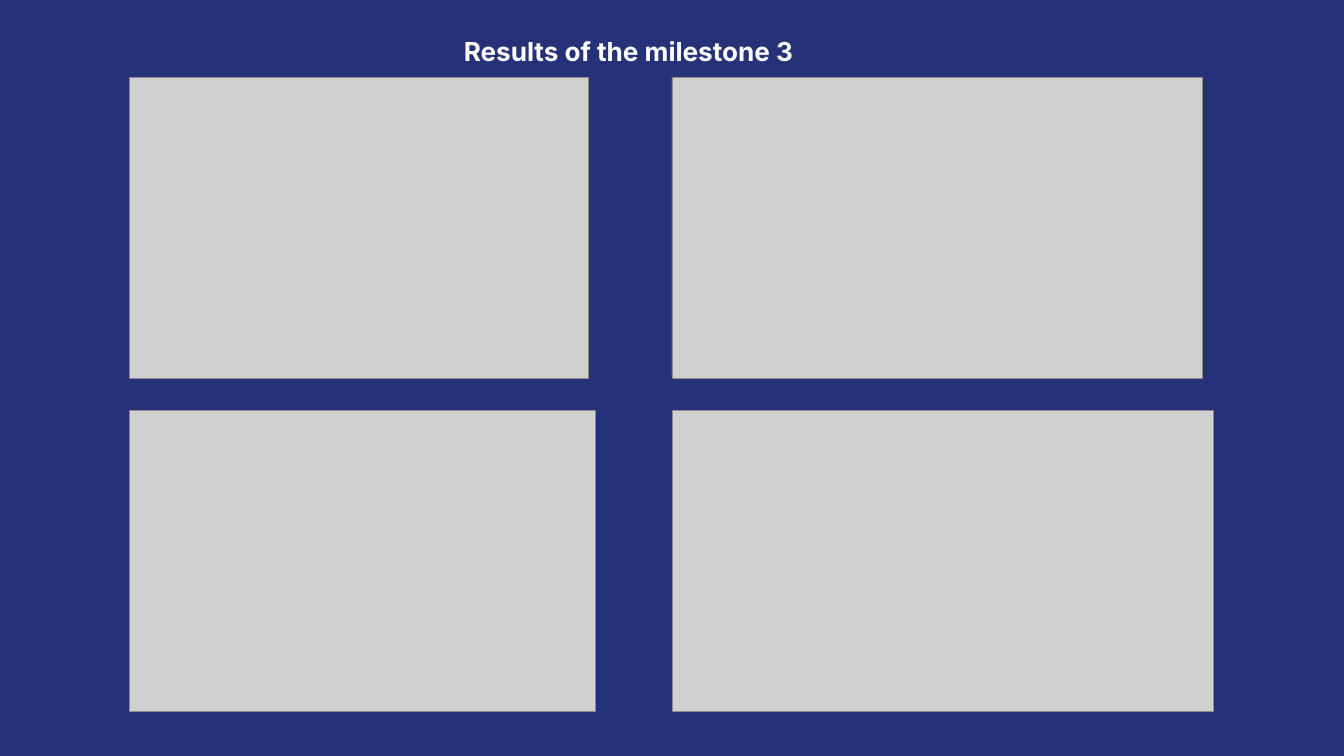
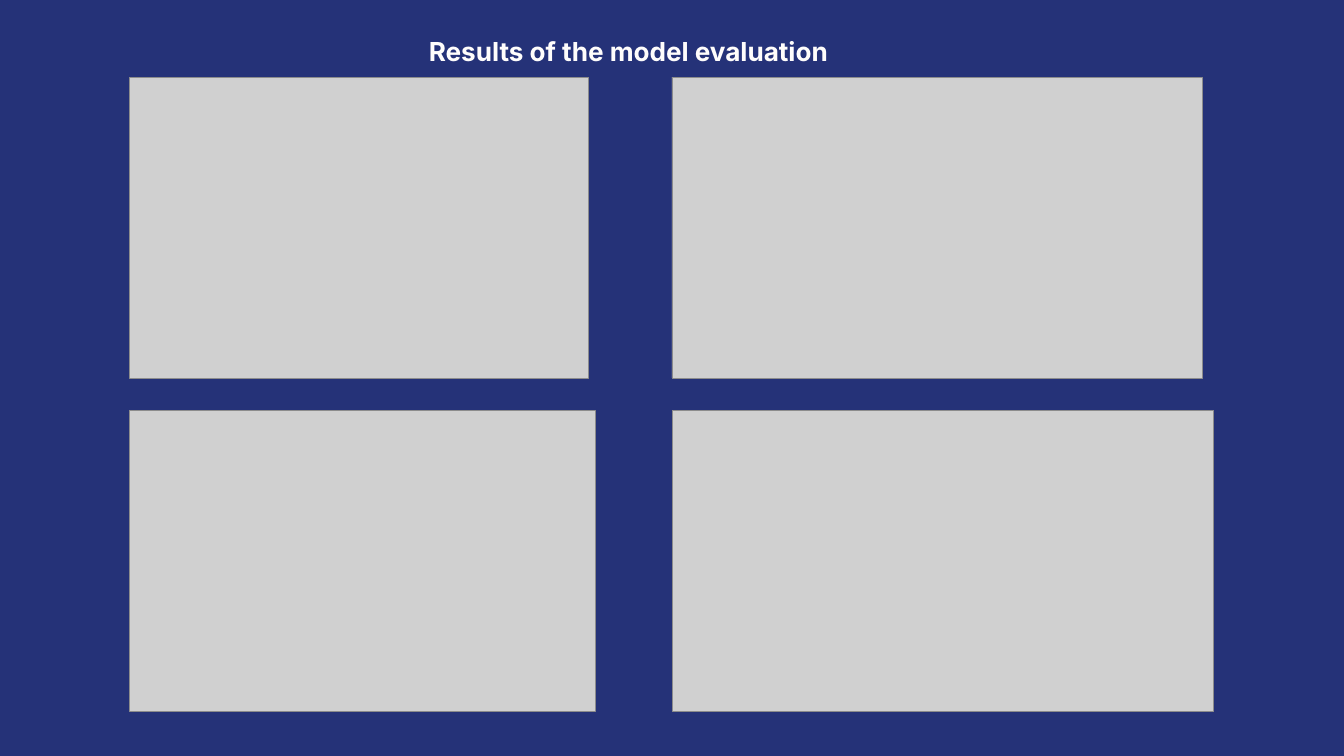
Before and after one commit to PrognosAI-INF-SB/Chivukula-Sai-Rithivik, a slide deck: slide 8 of final_drafts/final_ppt.pptx (slide 7 before the commit). Drawn at 1344x756 pixels with LibreOffice and Linux fonts; fonts in the diff are those of the drawing; grey boxes stand for pictures. Boxes give left, top, right and bottom in pixels: in the first picture for what was removed or moved away, otherwise in the second. Text is boxed around its words. In the diff, an @@ line names an element or a change of style, - is before the commit and + after.

```diff
--- a/final_drafts/final_ppt.pptx
+++ b/final_drafts/final_ppt.pptx
@@ text at [429,41,828,62]: text changed @@
-Results of the milestone 3
+Results of the model evaluation
```
Also in this commit, not shown: 6 other slides changed, 3 slides added.
